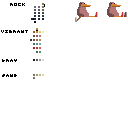
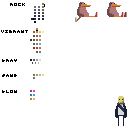
Two versions of the same layered image (128px x 128px). Layer-by-layer changes:
added layer "Player" above "chidori shoes" over box(115, 96, 127, 126)
painted on "Palette names" over box(2, 90, 17, 93)
added layer "Layer 3" above "Colors" over box(30, 59, 42, 64)
painted on "Colors" over box(30, 59, 44, 100)
